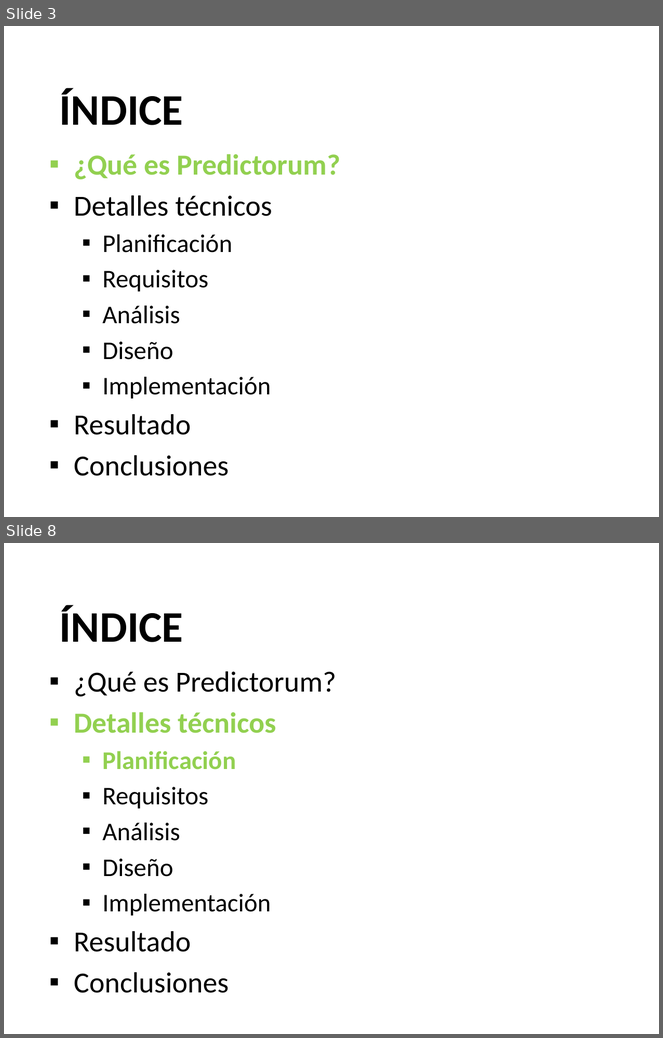
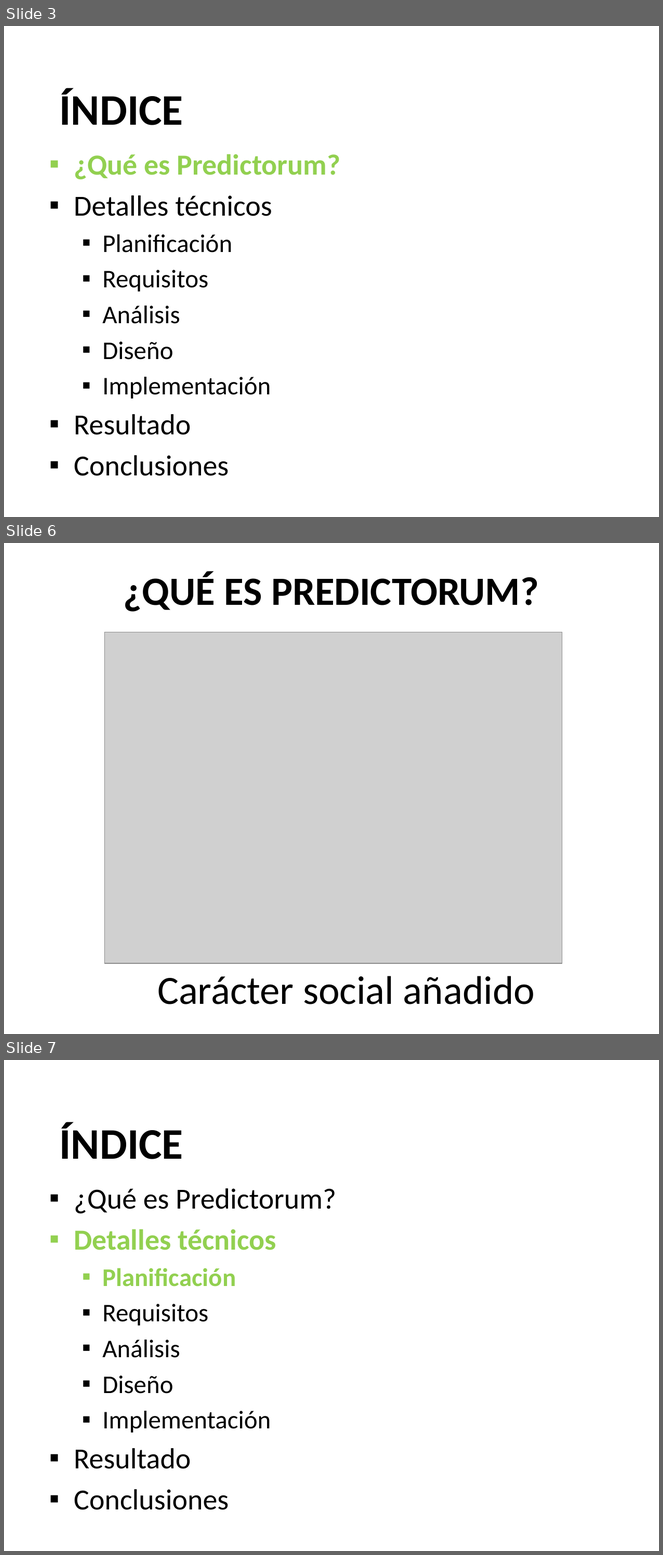
Before and after one commit to thedarkfather/TFG, a slide deck: Docs/Presentación.pptx. Shown one above the other, each under a label of ours: slides 3 and 8 before the commit, slides 3, 6 and 7 after it; the slides between them are not shown. The pictures are 663x1038 and 663x1555 pixels, drawn with LibreOffice and Linux fonts; fonts in the diff are those of the drawing; grey boxes stand for pictures. Boxes give left, top, right and bottom in pixels: in the first picture for what was removed or moved away, otherwise in the second. Text is boxed around its words. In the diff, an @@ line names an element or a change of style, - is before the commit and + after.

```diff
--- a/Docs/Presentación.pptx
+++ b/Docs/Presentación.pptx
@@ slide 6 added at <box>4,543,659,1034</box>, background #FFFFFF @@
@@ text added at <box>124,572,539,612</box>, 44 pt, text #000000, bold @@
+¿QUÉ ES PREDICTORUM?
@@ picture added at <box>105,632,563,964</box> @@
@@ text added at <box>157,976,535,1005</box>, 44 pt, text #000000 @@
+Carácter social añadido
@@ what was slide 8 is now slide 7 @@
```
Also in this commit, not shown: 4 slides changed, 1 slide removed.
